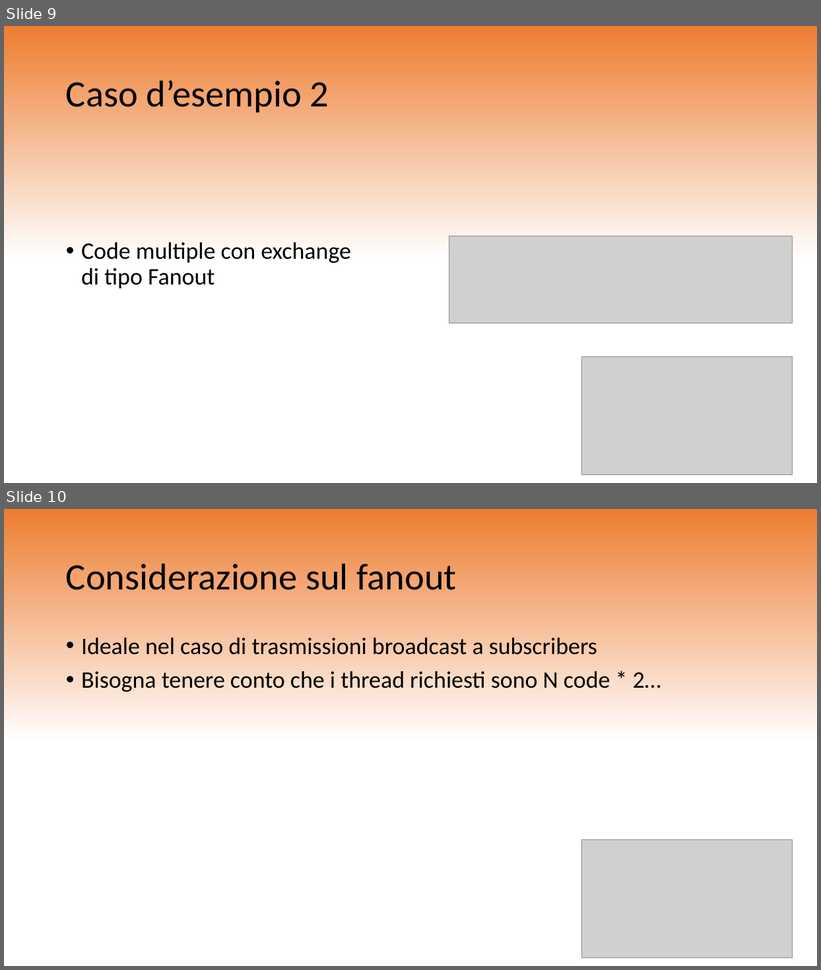
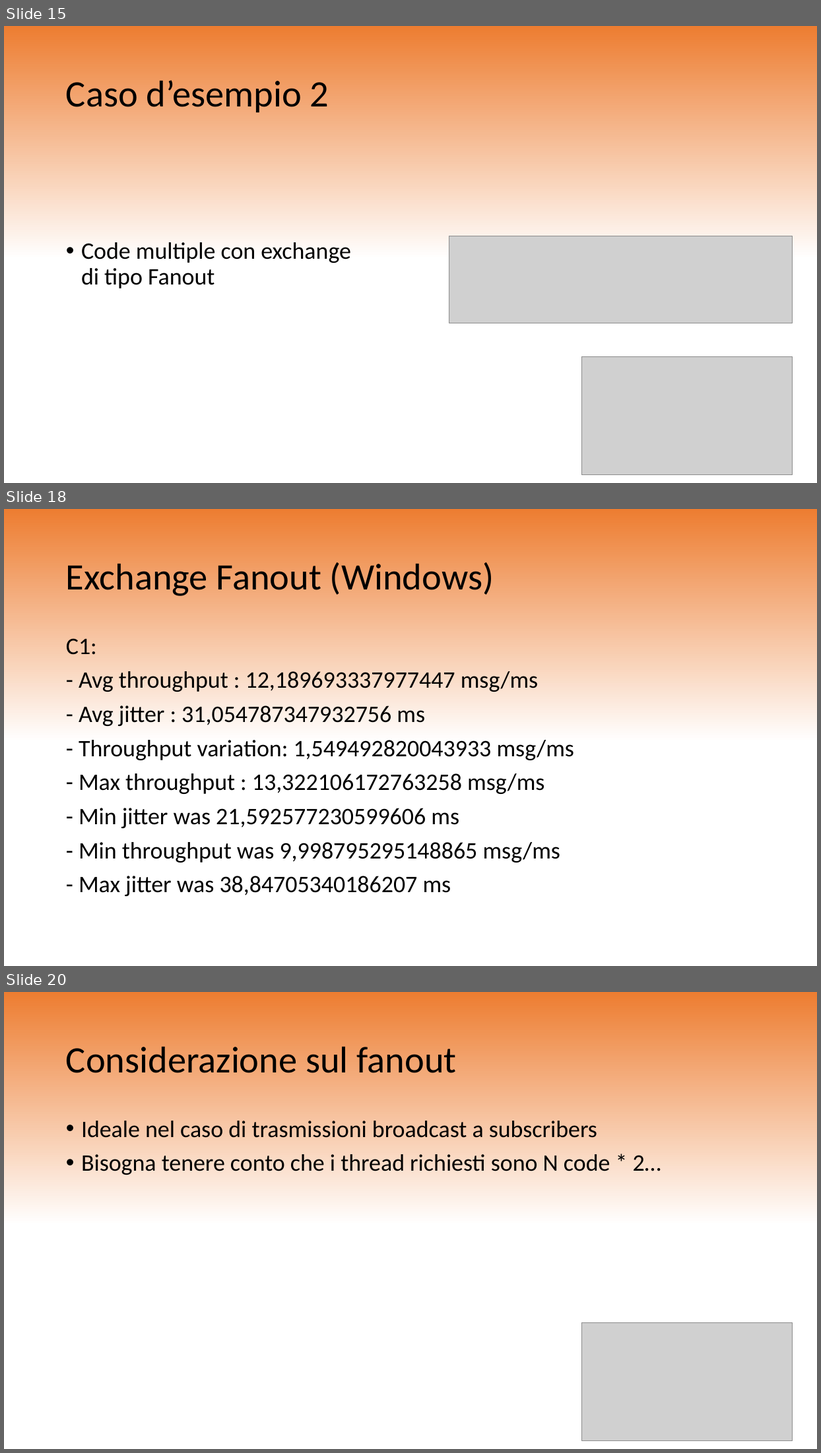
Before and after one commit to bianchiart/rtes-rabbitmq-project, a slide deck: SharedDomain/RabbitMQProgetto.pptx. Shown one above the other, each under a label of ours: slides 9 and 10 before the commit, slides 15, 18 and 20 after it; the slides between them are not shown. The pictures are 821x970 and 821x1453 pixels, drawn with LibreOffice and Linux fonts; fonts in the diff are those of the drawing; grey boxes stand for pictures. Boxes give left, top, right and bottom in pixels: in the first picture for what was removed or moved away, otherwise in the second. Text is boxed around its words. In the diff, an @@ line names an element or a change of style, - is before the commit and + after.

```diff
--- a/SharedDomain/RabbitMQProgetto.pptx
+++ b/SharedDomain/RabbitMQProgetto.pptx
@@ slide 18 added at [4, 509, 817, 966], background gradient #ED7D31 to #FFFFFF @@
@@ title added at [66, 562, 494, 596], 44 pt, text #000000 @@
+Exchange Fanout (Windows)
@@ text added at [66, 638, 574, 896], 28 pt, text #000000 @@
+C1:
+- Avg throughput : 12,189693337977447 msg/ms
+- Avg jitter : 31,054787347932756 ms
+- Throughput variation: 1,549492820043933 msg/ms
+- Max throughput : 13,322106172763258 msg/ms
+- Min jitter was 21,592577230599606 ms
+- Min throughput was 9,998795295148865 msg/ms
+- Max jitter was 38,84705340186207 ms
@@ what was slide 9 is now slide 15 @@
@@ what was slide 10 is now slide 20 @@
```
Also in this commit, not shown: 1 slide changed, 9 other slides added.
